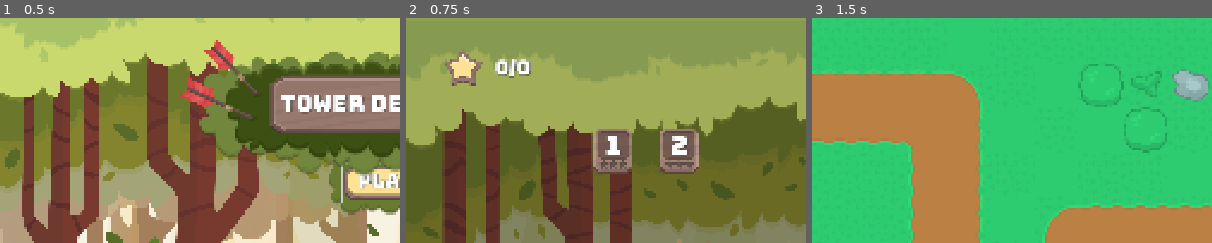
Above: before the commit, frames 1-3 (left to right).
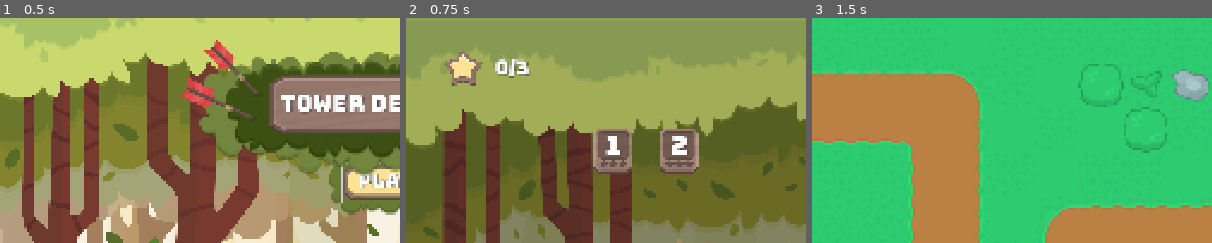
Above: after the commit, the same moments.

Repository: xMOROx/tower-defense-2d
Game: Godot game, scene res://scenes/ui/MainMenu.tscn
The game is run twice, just before and just after one commit, with the same random seed, the same clock (stepped at 60 frames per second) and the same inputs.
Inputs:
- Up to frame 1 (0.5 s): no input
- Up to frame 2 (0.75 s): click "PLAY" at 0.5 s
- Up to frame 3 (1.5 s): click "1" at 1.25 s
The pictures show only the part of the screen within x 0-50%, y 0-50%; the shares and areas given below are measured in that part.

Frame 1 is identical in both runs. In frame 2, 0.2% of the frame differs, in the area x 27-56%, y 18-68%; in frame 3, nothing differs.

Commit message:
Tracking stars persistence (#33)
* Added winner screen

* Displaying the obtained stars in LevelWinner

* Game progress persistence

* EditorPlugin for resetting game progress

* Displaying total stars

Diff:
--- a/project.godot
+++ b/project.godot
@@ -19,6 +19,7 @@
 
 GameManager="*res://src/managers/GameManager.gd"
 SceneManager="*res://src/managers/SceneManager.gd"
+StateManager="*res://src/managers/StateManager.gd"
 
 [display]
 
@@ -27,6 +28,10 @@
 window/size/mode=3
 window/size/borderless=true
 window/stretch/mode="canvas_items"
+
+[editor_plugins]
+
+enabled=PackedStringArray("res://addons/helpers/plugin.cfg")
 
 [global_group]
 
--- a/scenes/ui/LevelSelect.tscn
+++ b/scenes/ui/LevelSelect.tscn
@@ -1,11 +1,12 @@
-[gd_scene load_steps=7 format=3 uid="uid://dd05v5twofsm7"]
+[gd_scene load_steps=8 format=3 uid="uid://dd05v5twofsm7"]
 
 [ext_resource type="Script" uid="uid://co5o5votboo4r" path="res://src/ui/LevelSelect.gd" id="1_kj5cj"]
 [ext_resource type="Texture2D" uid="uid://cyg71x0tehglf" path="res://assets/ui/Background/Default.png" id="2_kwsq8"]
 [ext_resource type="Texture2D" uid="uid://syky7sh20v5m" path="res://assets/ui/Buttons/Square/Home/Default.png" id="3_kgix2"]
-[ext_resource type="Texture2D" uid="uid://vjruocs4l2m4" path="res://assets/ui/Level/Button/WithStars.png" id="4_wtv7g"]
+[ext_resource type="Texture2D" uid="uid://cnvq0wgaq04g6" path="res://assets/ui/Level/Button/Dummy.png" id="4_kj5cj"]
 [ext_resource type="FontFile" uid="uid://crg0iil34cmrw" path="res://assets/fonts/Bungee-Regular.otf" id="5_ourel"]
 [ext_resource type="Texture2D" uid="uid://c8vtelxv3rum6" path="res://assets/ui/Star/Active.png" id="6_b8qwi"]
+[ext_resource type="Texture2D" uid="uid://bsu23ptltwj11" path="res://assets/ui/Level/Star/Group/0-3.png" id="6_kwsq8"]
 
 [node name="LevelSelect" type="Control"]
 layout_mode = 3
@@ -43,7 +44,7 @@
 
 [node name="Level1" type="Button" parent="Levels/Row1"]
 layout_mode = 2
-icon = ExtResource("4_wtv7g")
+icon = ExtResource("4_kj5cj")
 flat = true
 
 [node name="Lavel1Label" type="Label" parent="Levels/Row1/Level1"]
@@ -57,9 +58,17 @@
 theme_override_font_sizes/font_size = 64
 text = "1"
 
+[node name="Stars" type="TextureRect" parent="Levels/Row1/Level1"]
+layout_mode = 0
+offset_left = 15.5078
+offset_top = 77.4188
+offset_right = 82.5078
+offset_bottom = 97.4188
+texture = ExtResource("6_kwsq8")
+
 [node name="Level2" type="Button" parent="Levels/Row1"]
 layout_mode = 2
-icon = ExtResource("4_wtv7g")
+icon = ExtResource("4_kj5cj")
 flat = true
 
 [node name="Lavel2Label" type="Label" parent="Levels/Row1/Level2"]
@@ -72,6 +81,14 @@
 theme_override_fonts/font = ExtResource("5_ourel")
 theme_override_font_sizes/font_size = 64
 text = "2"
+
+[node name="Stars" type="TextureRect" parent="Levels/Row1/Level2"]
+layout_mode = 0
+offset_left = 15.5078
+offset_top = 77.4188
+offset_right = 82.5078
+offset_bottom = 97.4188
+texture = ExtResource("6_kwsq8")
 
 [node name="Score" type="HBoxContainer" parent="."]
 layout_mode = 0
--- a/src/managers/GameManager.gd
+++ b/src/managers/GameManager.gd
@@ -81,4 +81,18 @@
 # --- Level Completion ---
 func level_completed():
 	print("LEVEL COMPLETE!")
-	SceneManager.goto_level_winner()
+	var stars = _compute_stars()
+	StateManager.save_level_stars(SceneManager.get_last_played_level_path(), stars)
+	SceneManager.goto_level_winner(stars)
+
+func _compute_stars() -> int:
+	var percentage_lives_remaining = float(current_lives) / MAX_LIVES
+
+	if percentage_lives_remaining == 1.0:
+		return 3
+	elif percentage_lives_remaining >= 0.75:
+		return 2
+	elif percentage_lives_remaining > 0.3:
+		return 1
+	else:
+		return 0
--- a/src/managers/SceneManager.gd
+++ b/src/managers/SceneManager.gd
@@ -4,7 +4,7 @@
 var level_select_path = "res://scenes/ui/LevelSelect.tscn"
 var game_over_path = "res://scenes/ui/GameOver.tscn"
 var level_winner_path = "res://scenes/ui/LevelWinner.tscn"
-var pause_menu_path = "res://scenes/ui/PauseMenu.tscn" # Path to your PauseMenu scene
+var pause_menu_path = "res://scenes/ui/PauseMenu.tscn"
 
 var current_scene_node: Node = null
 var last_played_level_path: String = ""
@@ -24,8 +24,8 @@
 func goto_game_over():
 	_change_scene(game_over_path, false)
 
-func goto_level_winner():
-	_change_scene(level_winner_path)
+func goto_level_winner(stars):
+	_change_scene(level_winner_path, false, {"stars": stars})
 
 func goto_level(level_scene_path: String):
 	if level_scene_path.is_empty() or not ResourceLoader.exists(level_scene_path):
@@ -47,12 +47,12 @@
 	print("SceneManager: Retrying level:", last_played_level_path)
 	_change_scene(last_played_level_path, true)
 
-func _change_scene(scene_path: String, is_level: bool = false):
+func _change_scene(scene_path: String, is_level: bool = false, data: Dictionary = {}):
 	print("SceneManager: Changing scene to:", scene_path)
 
-	call_deferred("_deferred_change_scene", scene_path, is_level)
+	call_deferred("_deferred_change_scene", scene_path, is_level, data)
 
-func _deferred_change_scene(scene_path: String, is_level: bool = false):
+func _deferred_change_scene(scene_path: String, is_level: bool = false, data: Dictionary = {}):
 	if is_instance_valid(current_scene_node):
 		current_scene_node.queue_free()
 		current_scene_node = null
@@ -76,6 +76,13 @@
 	get_tree().root.add_child(current_scene_node)
 	if is_level:
 		_add_pause_menu()
+
+	if !data.is_empty() and is_instance_valid(current_scene_node) and current_scene_node.has_method("set_data"):
+		current_scene_node.call("set_data", data)
+
+
+func get_last_played_level_path() -> String:
+	return last_played_level_path
 
 func _add_pause_menu():
 	if pause_menu_instance == null and ResourceLoader.exists(pause_menu_path):
--- /dev/null
+++ b/src/managers/StateManager.gd
@@ -0,0 +1,41 @@
+extends Control
+
+signal game_progress_loaded
+
+const SAVE_FILE = "user://game_progress.ini"
+var level_stars_data: Dictionary = {}
+
+func _ready():
+	load_game_progress()
+
+func save_level_stars(level_path: String, stars: int):
+	level_stars_data[level_path] = max(level_stars_data.get(level_path, 0), stars)
+	save_game_progress()
+
+func get_level_stars(level_path: String) -> int:
+	return level_stars_data.get(level_path, 0)
+
+func save_game_progress():
+	var config = ConfigFile.new()
+	config.set_value("levels", "stars", level_stars_data)
+	var err = config.save(SAVE_FILE)
+	if err != OK:
+		printerr("StateManager Error: Error saving game progress to:", SAVE_FILE)
+
+func load_game_progress():
+	print("StateManager: Loading game progress from:", SAVE_FILE)
+	var config = ConfigFile.new()
+	var err = config.load(SAVE_FILE)
+	if err == OK:
+		if config.has_section("levels") and config.has_section_key("levels", "stars"):
+			level_stars_data = config.get_value("levels", "stars")
+		else:
+			level_stars_data = {}
+	else:
+		printerr("StateManager Error: Error loading game progress from:", SAVE_FILE)
+	game_progress_loaded.emit(self)
+
+func reset_progress():
+	level_stars_data.clear()
+	save_game_progress()
+	print("StateManager: Game progress reset.")
--- a/src/ui/LevelSelect.gd
+++ b/src/ui/LevelSelect.gd
@@ -2,18 +2,50 @@
 
 @onready var level_1_button: Button = $Levels/Row1/Level1
 @onready var menu_button: Button = $MenuButton
+@onready var score_label: Label = $Score/ScoreLabel
 
 var level_1_scene_path = "res://scenes/maps/Level_1.tscn"
+var stars0 = load("res://assets/ui/Level/Star/Group/0-3.png")
+var stars1 = load("res://assets/ui/Level/Star/Group/1-3.png")
+var stars2 = load("res://assets/ui/Level/Star/Group/2-3.png")
+var stars3 = load("res://assets/ui/Level/Star/Group/3-3.png")
+var levels = [level_1_scene_path]
 
 func _ready():
 	level_1_button.pressed.connect(_on_level_1_button_pressed)
 	menu_button.pressed.connect(_on_back_button_pressed)
+	_on_game_progress_loaded()
 
 func _on_level_1_button_pressed():
 	print("LevelSelect: Level 1 selected")
 	SceneManager.goto_level(level_1_scene_path)
 
-
 func _on_back_button_pressed():
 	print("LevelSelect: Back button pressed")
 	SceneManager.goto_main_menu()
+
+func _on_game_progress_loaded():
+	print("LevelSelect: Game progress loaded")
+	var all_obtained_stars: int = 0
+	for level in levels:
+		all_obtained_stars += StateManager.get_level_stars(level)
+	score_label.text = str(all_obtained_stars) + "/" + str(levels.size()*3)
+	_update_level_stars(level_1_button, level_1_scene_path)
+
+
+func _update_level_stars(button: Button, level_path: String):
+	print("LevelSelect: Updating stars for level", level_path)
+	var stars = StateManager.get_level_stars(level_path)
+	print("LevelSelect: Stars for level", level_path, ":", stars)
+
+	match stars:
+		0:
+			button.get_node("Stars").texture = stars0
+		1:
+			button.get_node("Stars").texture = stars1
+		2:
+			button.get_node("Stars").texture = stars2
+		3:
+			button.get_node("Stars").texture = stars3
+		_:
+			print("LevelSelect: Invalid star count for level", level_path, ":", stars)
--- a/src/ui/LevelWinner.gd
+++ b/src/ui/LevelWinner.gd
@@ -2,6 +2,13 @@
 
 @onready var retry_button: Button = $Buttons/Retry
 @onready var level_button: Button = $Buttons/Levels
+@onready var star1: TextureRect = $Stars/Star1
+@onready var star2: TextureRect = $Stars/Star2
+@onready var star3: TextureRect = $Stars/Star3
+@onready var level_name_label: Label = $VictoryLabel/LevelNameLabel
+
+var obtained_stars: int = 0
+
 
 func _ready():
 	retry_button.pressed.connect(_on_retry_button_pressed)
@@ -17,3 +24,17 @@
 	print("GameOver: Level button pressed")
 	GameManager.reset_game()
 	SceneManager.goto_level_select()
+
+func set_data(data: Dictionary):
+	if data.has("stars"):
+		obtained_stars = data["stars"]
+		_update_star_display()
+	if data.has("level_name"):
+		level_name_label.text = data["level_name"]
+
+func _update_star_display():
+	var filled_star_texture = load("res://assets/ui/Star/Active.png")
+	var empty_star_texture = load("res://assets/ui/Star/Unactive.png")
+	star1.texture = filled_star_texture if obtained_stars >= 1 else empty_star_texture
+	star2.texture = filled_star_texture if obtained_stars >= 2 else empty_star_texture
+	star3.texture = filled_star_texture if obtained_stars >= 3 else empty_star_texture
Not shown, added: addons/helpers/plugin.cfg
Not shown, added: addons/helpers/reset_progress_plugin.gd
Not shown, added: addons/helpers/reset_progress_plugin.gd.uid
Not shown: 1 places in scenes/ui/LevelWinner.tscn that only renumber resources
Not shown, added: src/managers/StateManager.gd.uid
